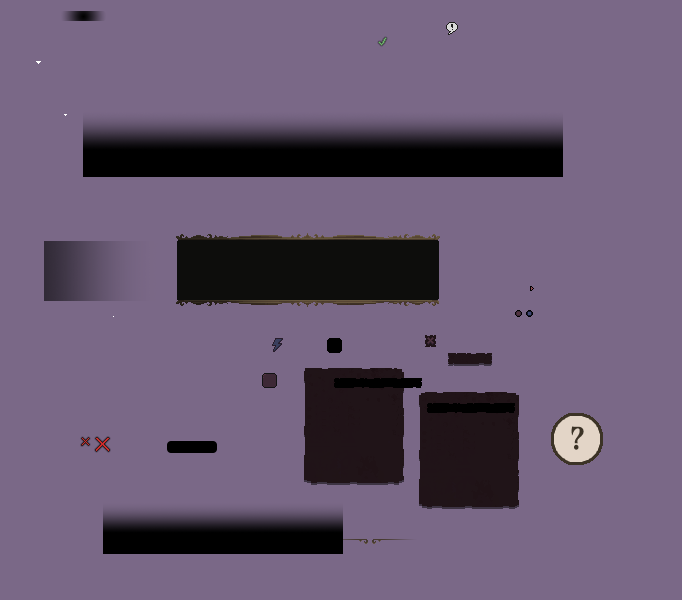
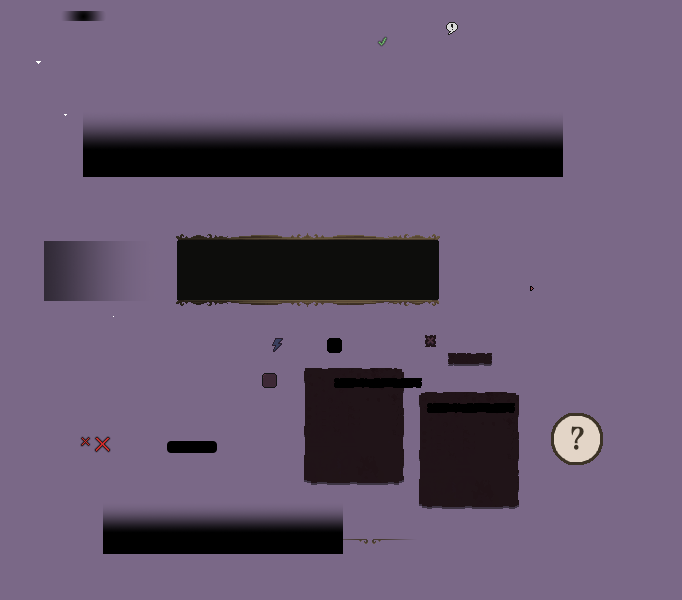
Layers edited between the first and the second w=682, h=600 image:
removed layer "WillpowerUnitEmpty.png" over 515, 310, 522, 317
removed layer "WillpowerUnitFull.png" over 526, 310, 533, 317
